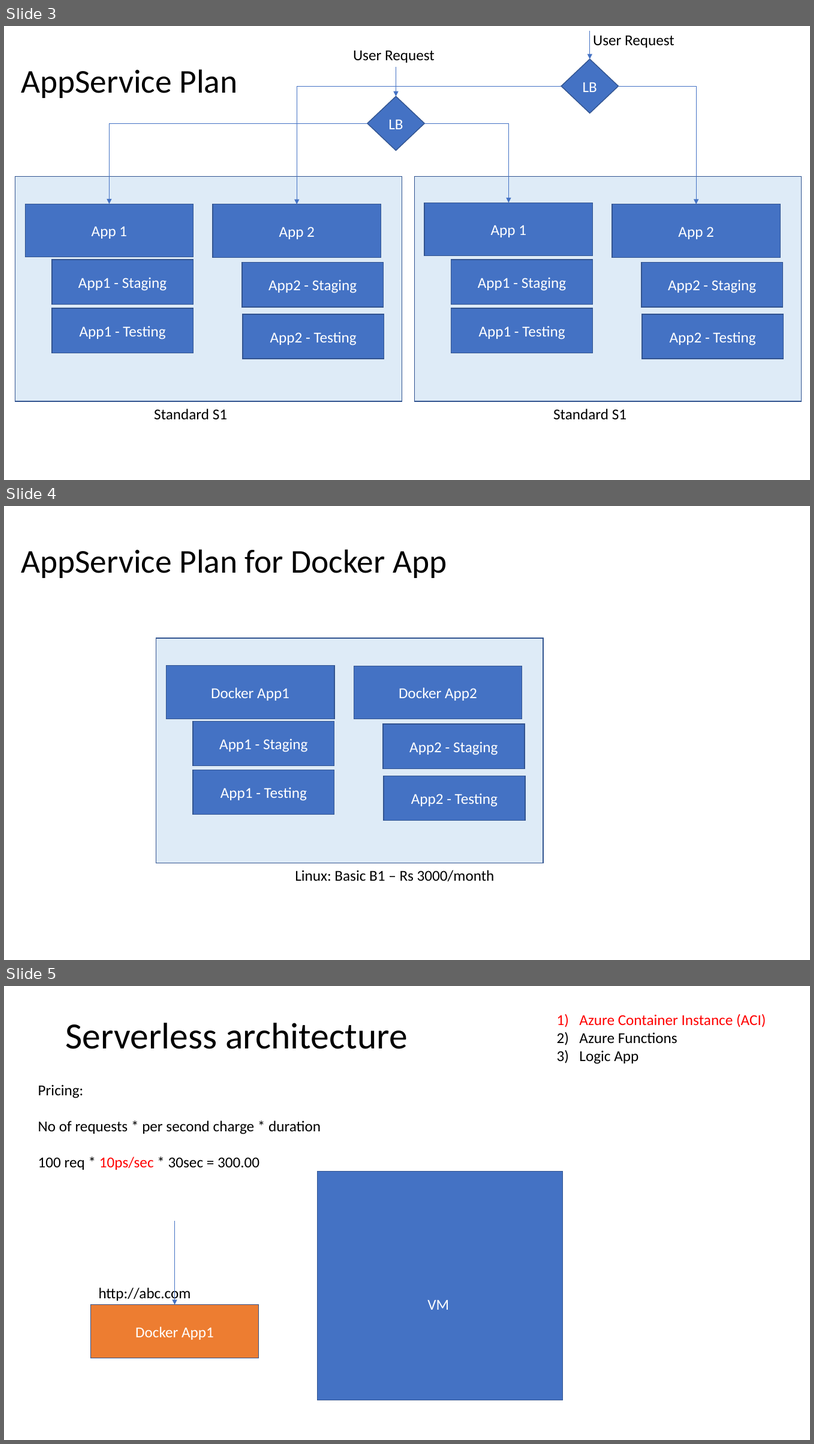
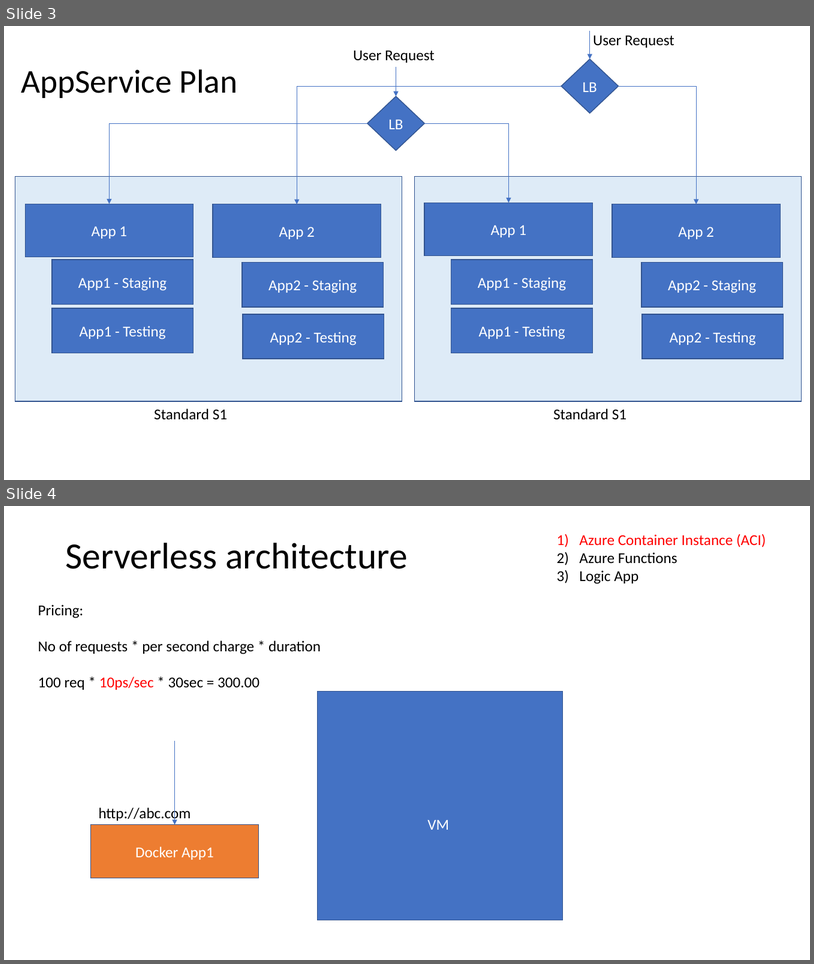
Before and after one commit to sonusathyadas/Microservices-Training-Materials, a slide deck: Azure.pptx. Shown one above the other, each under a label of ours: slides 3, 4 and 5 before the commit, slides 3 and 4 after it. The pictures are 814x1444 and 814x964 pixels, drawn with LibreOffice and Linux fonts; fonts in the diff are those of the drawing. Boxes give left, top, right and bottom in pixels: in the first picture for what was removed or moved away, otherwise in the second. Text is boxed around its words. In the diff, an @@ line names an element or a change of style, - is before the commit and + after.

```diff
--- a/Azure.pptx
+++ b/Azure.pptx
@@ slide 4 removed at (x1=4, y1=506, x2=810, y2=960), background #FFFFFF @@
@@ title removed at (x1=21, y1=549, x2=447, y2=578) @@
-AppService Plan for Docker App
@@ rectangle removed at (x1=156, y1=638, x2=543, y2=863) @@
@@ rectangle removed at (x1=166, y1=666, x2=335, y2=719) @@
-Docker App1
@@ rectangle removed at (x1=354, y1=666, x2=522, y2=719) @@
-Docker App2
@@ rectangle removed at (x1=194, y1=721, x2=335, y2=766) @@
-App1 - Staging
@@ rectangle removed at (x1=383, y1=724, x2=525, y2=769) @@
-App2 - Staging
@@ rectangle removed at (x1=194, y1=770, x2=335, y2=814) @@
-App1 - Testing
@@ rectangle removed at (x1=384, y1=776, x2=525, y2=820) @@
-App2 - Testing
@@ text removed at (x1=295, y1=870, x2=495, y2=881) @@
-Linux: Basic B1 – Rs 3000/month
@@ what was slide 5 is now slide 4 @@
```
Also in this commit, not shown: 4 slides changed, 11 other files.
